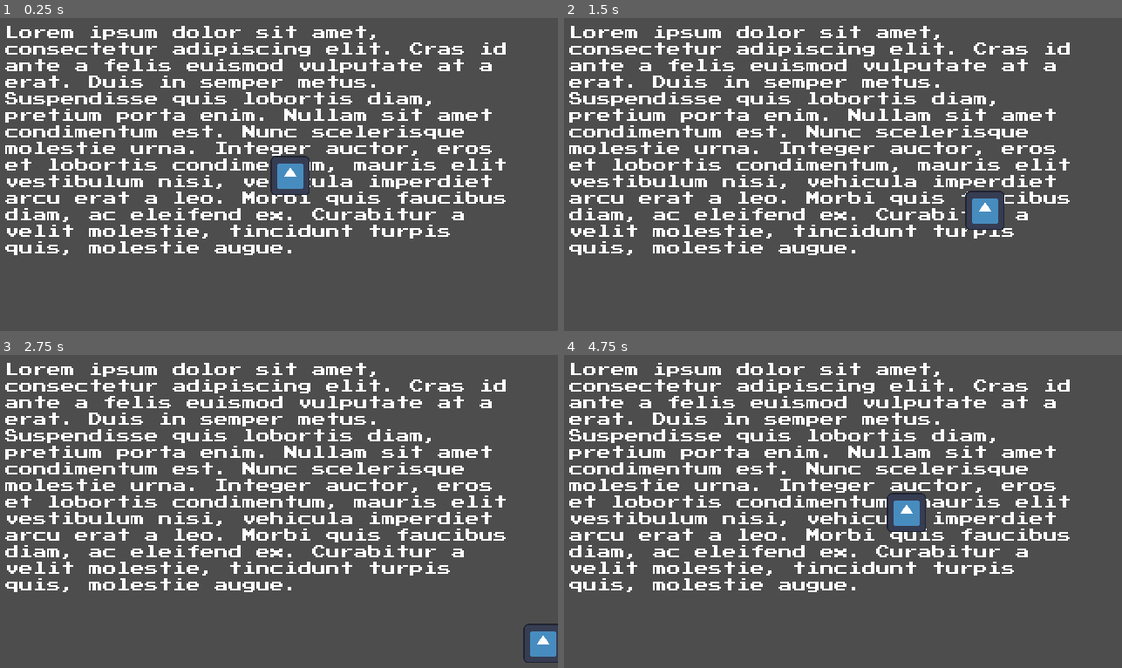
Above: before the commit, frames 1-4 (two rows, left to right).
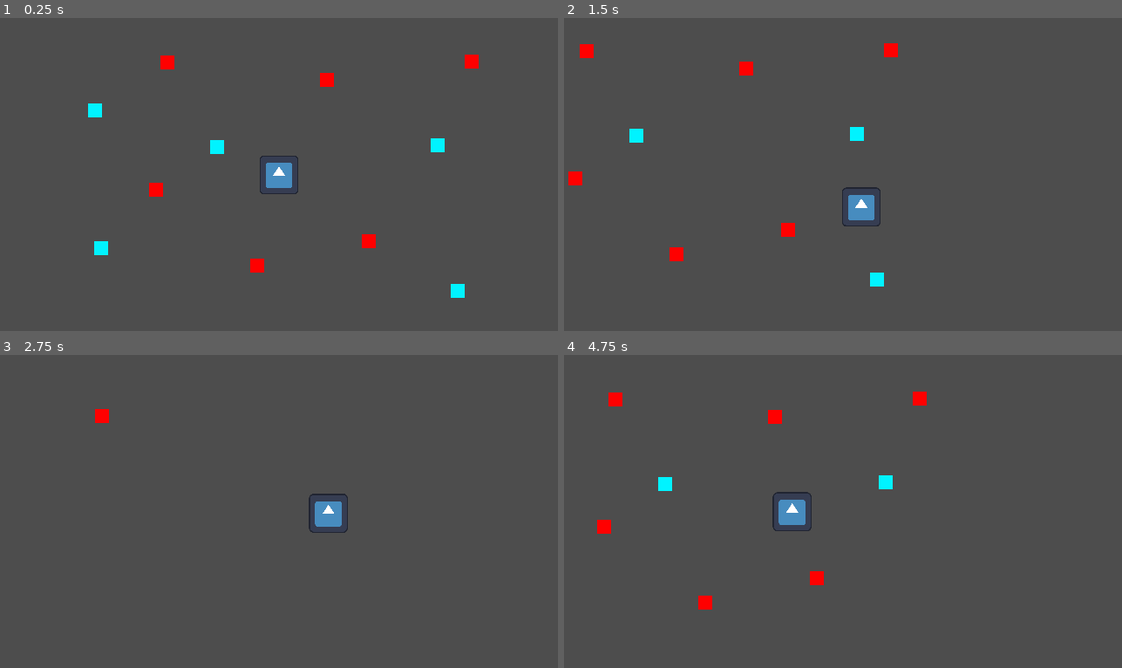
Above: after the commit, the same moments.

Repository: pusio/gamejam-acerola0-aberration
Game: Godot game, scene res://scenes/Game.tscn
Two runs of this game, one before a commit and one after it. Both use one fixed random seed, a clock stepped at 60 frames per second and the inputs below. Before the commit the project starts from res://scenes/test.tscn. The engine's default icon, where the game draws it, is replaced by a stand-in: a white triangle on a blue panel in a dark square.
Inputs:
- Up to frame 1 (0.25 s): no input
- Up to frame 2 (1.5 s): tap Enter at 0.5 s; hold D (right) 0.53-1.28 s; hold S (down) from 1.28 s (still down)
- Up to frame 3 (2.75 s): release S (down) at 2.03 s; hold D (right) from 2.03 s (still down)
- Up to frame 4 (4.75 s): release D (right) at 2.78 s; hold W (up) 2.78-3.53 s; hold A (left) from 3.53 s (still down)

The runs differ from the first frame. In frame 1, 15% of the frame differs, in the area x 0-91%, y 2-90%; in frame 2, 15%, in the area x 0-91%, y 2-86%; in frame 3, 15%; in frame 4, 15%.

Commit message:
basic movement, camera, item pickup

Diff:
--- /dev/null
+++ b/game/objects/collectables/TestBlue.tscn
@@ -0,0 +1,27 @@
+[gd_scene load_steps=3 format=3 uid="uid://yiiypvgp5ngy"]
+
+[ext_resource type="Script" path="res://scripts/Collectable.gd" id="1_8oo4c"]
+
+[sub_resource type="RectangleShape2D" id="RectangleShape2D_0w4gv"]
+size = Vector2(16, 16)
+
+[node name="Collectable" type="Area2D"]
+script = ExtResource("1_8oo4c")
+type = 2
+
+[node name="ColorRect" type="ColorRect" parent="."]
+anchors_preset = 8
+anchor_left = 0.5
+anchor_top = 0.5
+anchor_right = 0.5
+anchor_bottom = 0.5
+offset_left = -8.0
+offset_top = -8.0
+offset_right = 8.0
+offset_bottom = 8.0
+grow_horizontal = 2
+grow_vertical = 2
+color = Color(0, 0.952941, 1, 1)
+
+[node name="CollisionShape2D" type="CollisionShape2D" parent="."]
+shape = SubResource("RectangleShape2D_0w4gv")
--- /dev/null
+++ b/game/objects/collectables/TestRed.tscn
@@ -0,0 +1,27 @@
+[gd_scene load_steps=3 format=3 uid="uid://cmebmddd5i0hf"]
+
+[ext_resource type="Script" path="res://scripts/Collectable.gd" id="1_3k2vo"]
+
+[sub_resource type="RectangleShape2D" id="RectangleShape2D_0w4gv"]
+size = Vector2(16, 16)
+
+[node name="Collectable" type="Area2D"]
+script = ExtResource("1_3k2vo")
+type = 1
+
+[node name="ColorRect" type="ColorRect" parent="."]
+anchors_preset = 8
+anchor_left = 0.5
+anchor_top = 0.5
+anchor_right = 0.5
+anchor_bottom = 0.5
+offset_left = -8.0
+offset_top = -8.0
+offset_right = 8.0
+offset_bottom = 8.0
+grow_horizontal = 2
+grow_vertical = 2
+color = Color(1, 0, 0, 1)
+
+[node name="CollisionShape2D" type="CollisionShape2D" parent="."]
+shape = SubResource("RectangleShape2D_0w4gv")
--- /dev/null
+++ b/game/objects/creatures/Player.tscn
@@ -0,0 +1,18 @@
+[gd_scene load_steps=4 format=3 uid="uid://nwddf3iocxkg"]
+
+[ext_resource type="Script" path="res://scripts/Player.gd" id="1_ms08m"]
+[ext_resource type="Texture2D" uid="uid://5le6pmk876a8" path="res://icon.svg" id="2_s81n5"]
+
+[sub_resource type="RectangleShape2D" id="RectangleShape2D_o6uar"]
+size = Vector2(45, 45)
+
+[node name="Player" type="CharacterBody2D"]
+script = ExtResource("1_ms08m")
+movementSpeed = null
+
+[node name="Sprite2D" type="Sprite2D" parent="."]
+scale = Vector2(0.35, 0.35)
+texture = ExtResource("2_s81n5")
+
+[node name="CollisionShape2D" type="CollisionShape2D" parent="."]
+shape = SubResource("RectangleShape2D_o6uar")
--- a/game/project.godot
+++ b/game/project.godot
@@ -11,7 +11,7 @@
 [application]
 
 config/name="game"
-run/main_scene="res://scenes/test.tscn"
+run/main_scene="res://scenes/Game.tscn"
 config/features=PackedStringArray("4.2", "GL Compatibility")
 config/icon="res://icon.svg"
 
--- /dev/null
+++ b/game/scenes/Game.tscn
@@ -0,0 +1,53 @@
+[gd_scene load_steps=6 format=3 uid="uid://oawfcifwqyje"]
+
+[ext_resource type="Script" path="res://scripts/GlobalShortcuts.gd" id="1_mnj3p"]
+[ext_resource type="PackedScene" uid="uid://nwddf3iocxkg" path="res://objects/creatures/Player.tscn" id="2_m52g4"]
+[ext_resource type="Script" path="res://scripts/Camera.gd" id="4_0glbp"]
+[ext_resource type="PackedScene" uid="uid://yiiypvgp5ngy" path="res://objects/collectables/TestBlue.tscn" id="4_5kuas"]
+[ext_resource type="PackedScene" uid="uid://cmebmddd5i0hf" path="res://objects/collectables/TestRed.tscn" id="5_3ivmm"]
+
+[node name="Root" type="Node"]
+
+[node name="GlobalShortcuts" type="Node" parent="."]
+script = ExtResource("1_mnj3p")
+
+[node name="Camera2D" type="Camera2D" parent="."]
+process_callback = 0
+position_smoothing_enabled = true
+script = ExtResource("4_0glbp")
+followSpeed = 20.0
+
+[node name="Player" parent="." instance=ExtResource("2_m52g4")]
+
+[node name="Collectable" parent="." instance=ExtResource("4_5kuas")]
+position = Vector2(-204, 84)
+
+[node name="Collectable2" parent="." instance=ExtResource("4_5kuas")]
+position = Vector2(-211, -74)
+
+[node name="Collectable3" parent="." instance=ExtResource("4_5kuas")]
+position = Vector2(-71, -32)
+
+[node name="Collectable4" parent="." instance=ExtResource("5_3ivmm")]
+position = Vector2(-141, 17)
+
+[node name="Collectable5" parent="." instance=ExtResource("5_3ivmm")]
+position = Vector2(-25, 104)
+
+[node name="Collectable6" parent="." instance=ExtResource("5_3ivmm")]
+position = Vector2(103, 76)
+
+[node name="Collectable7" parent="." instance=ExtResource("5_3ivmm")]
+position = Vector2(55, -109)
+
+[node name="Collectable8" parent="." instance=ExtResource("4_5kuas")]
+position = Vector2(182, -34)
+
+[node name="Collectable9" parent="." instance=ExtResource("4_5kuas")]
+position = Vector2(205, 133)
+
+[node name="Collectable10" parent="." instance=ExtResource("5_3ivmm")]
+position = Vector2(221, -130)
+
+[node name="Collectable11" parent="." instance=ExtResource("5_3ivmm")]
+position = Vector2(-128, -129)
--- a/game/scenes/test.tscn
+++ /dev/null
@@ -1,25 +0,0 @@
-[gd_scene load_steps=4 format=3 uid="uid://oawfcifwqyje"]
-
-[ext_resource type="Script" path="res://scripts/GlobalShortcuts.gd" id="1_bafbo"]
-[ext_resource type="Texture2D" uid="uid://5le6pmk876a8" path="res://icon.svg" id="1_p2fcu"]
-[ext_resource type="Script" path="res://scripts/Shit.gd" id="3_3hdfc"]
-
-[node name="Root" type="Node"]
-
-[node name="GlobalShortcuts" type="Node" parent="."]
-script = ExtResource("1_bafbo")
-
-[node name="loremipsum" type="Label" parent="."]
-offset_left = 6.0
-offset_top = 9.0
-offset_right = 628.0
-offset_bottom = 298.0
-text = "Lorem ipsum dolor sit amet, consectetur adipiscing elit. Cras id ante a felis euismod vulputate at a erat. Duis in semper metus. Suspendisse quis lobortis diam, pretium porta enim. Nullam sit amet condimentum est. Nunc scelerisque molestie urna. Integer auctor, eros et lobortis condimentum, mauris elit vestibulum nisi, vehicula imperdiet arcu erat a leo. Morbi quis faucibus diam, ac eleifend ex. Curabitur a velit molestie, tincidunt turpis quis, molestie augue. "
-autowrap_mode = 3
-
-[node name="shit" type="Sprite2D" parent="."]
-position = Vector2(333, 181)
-scale = Vector2(0.351563, 0.351563)
-texture = ExtResource("1_p2fcu")
-script = ExtResource("3_3hdfc")
-speed = 200.0
--- /dev/null
+++ b/game/scripts/Camera.gd
@@ -0,0 +1,9 @@
+extends Camera2D
+
+@onready var target: CharacterBody2D = $"../Player"
+@export var followSpeed: float = 10.0
+
+
+func _process(delta: float) -> void:
+	position = lerp(position, target.position, followSpeed * delta)
+	return
--- /dev/null
+++ b/game/scripts/Collectable.gd
@@ -0,0 +1,17 @@
+extends Area2D
+class_name Collectable
+
+enum CollectableType { Unknown = 0, TestRed = 1, TestBlue = 2 }
+
+@export var type: CollectableType = CollectableType.Unknown
+
+
+func _ready() -> void:
+	connect("body_entered", on_body_entered)
+	return
+
+
+func on_body_entered(body: Node2D) -> void:
+	if body is Player && (body as Player).collectable_touched(self):
+		queue_free()
+	return
--- /dev/null
+++ b/game/scripts/Player.gd
@@ -0,0 +1,27 @@
+extends CharacterBody2D
+class_name Player
+
+@export var movementSpeed: float = 250.0
+
+
+func _physics_process(_delta: float) -> void:
+	var direction = Input.get_vector("left", "right", "up", "down")
+	if direction:
+		velocity = direction * movementSpeed
+	else:
+		velocity.x = move_toward(velocity.x, 0, movementSpeed)
+		velocity.y = move_toward(velocity.x, 0, movementSpeed)
+	move_and_slide()
+	return
+
+
+# returns true if collectable should delete itself from world
+func collectable_touched(collectable: Collectable) -> bool:
+	match collectable.type:
+		Collectable.CollectableType.TestRed:
+			print("touch red, lose hp")
+		Collectable.CollectableType.TestBlue:
+			print("touch blue, gain hp")
+		_:
+			return false  # unimplemented, don't remove
+	return true
--- a/game/scripts/Shit.gd
+++ /dev/null
@@ -1,15 +0,0 @@
-extends Node2D
-
-@export var speed: float = 5.0
-
-
-func _process(_delta: float) -> void:
-	if Input.is_action_pressed("up"):
-		position.y -= _delta * speed
-	elif Input.is_action_pressed("down"):
-		position.y += _delta * speed
-	if Input.is_action_pressed("left"):
-		position.x -= _delta * speed
-	elif Input.is_action_pressed("right"):
-		position.x += _delta * speed
-	return
